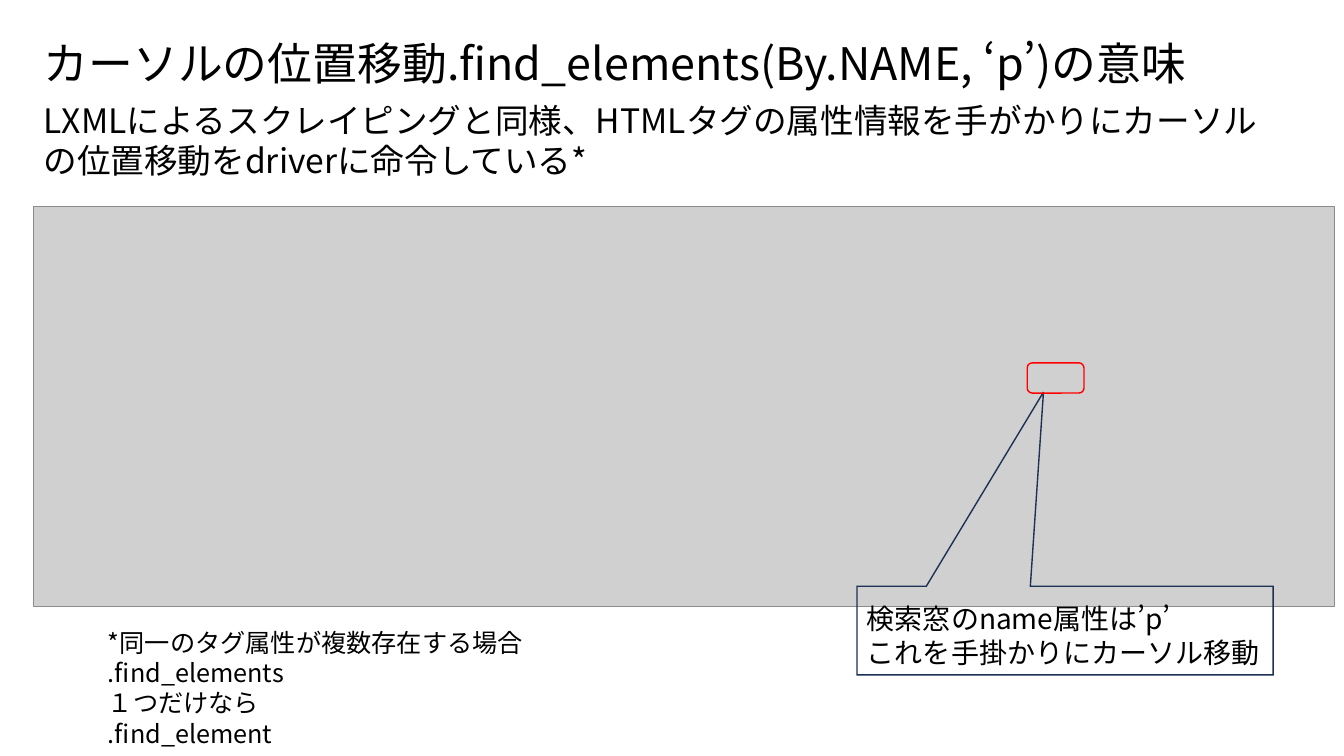
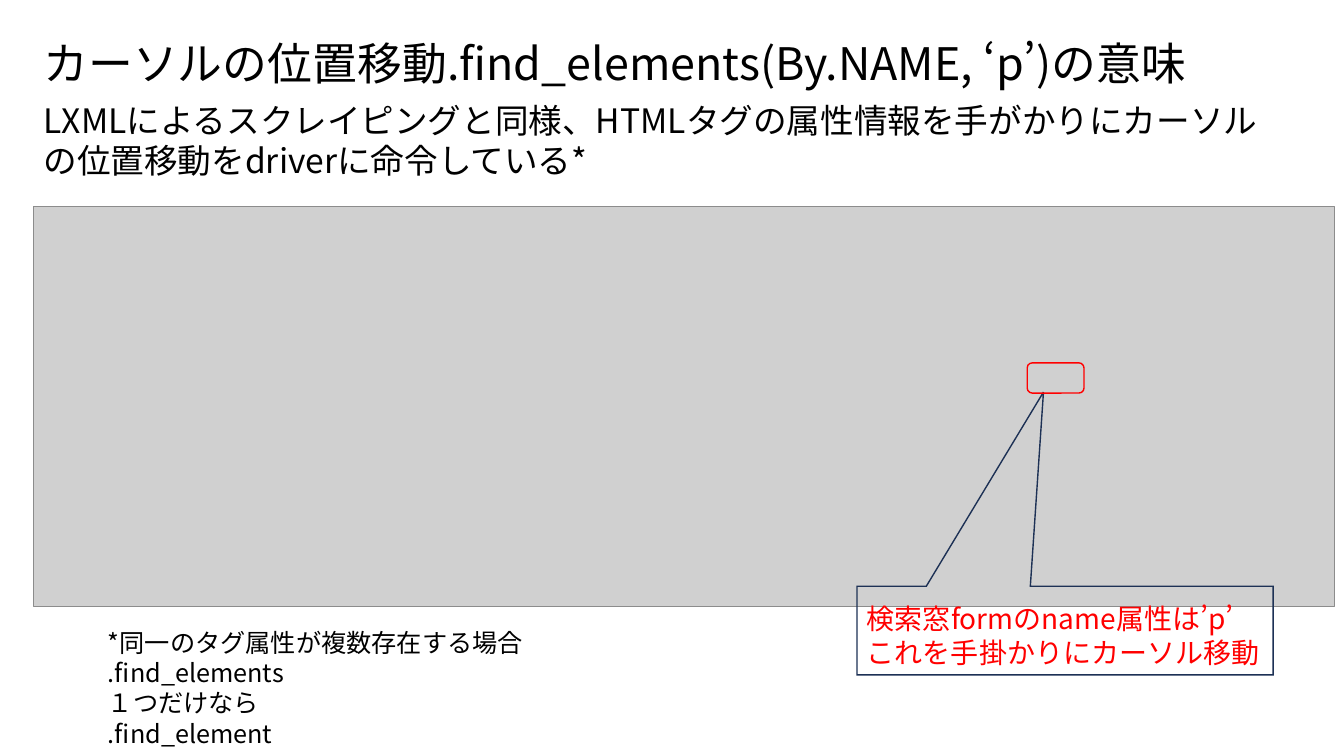
Before and after one commit to ueharaLab/bigdata7_selenium, a slide deck: slide 25 of bigdata6_selenium.pptx (slide 24 before the commit). Drawn at 1344x756 pixels with LibreOffice and Linux fonts; fonts in the diff are those of the drawing; grey boxes stand for pictures. Boxes give left, top, right and bottom in pixels: in the first picture for what was removed or moved away, otherwise in the second. Text is boxed around its words. In the diff, an @@ line names an element or a change of style, - is before the commit and + after.

```diff
--- a/bigdata6_selenium.pptx
+++ b/bigdata6_selenium.pptx
@@ text at (867,601,1234,636): text changed; text colour #000000 to #FF0000 @@
-検索窓のname属性は’p’
+検索窓formのname属性は’p’
@@ text at (867,635,1260,666): text colour #000000 to #FF0000 in "これを手掛かりにカーソル移動" @@
```
Also in this commit, not shown: 9 other slides changed, 1 slide added, 5 slides removed, 25 other files.
